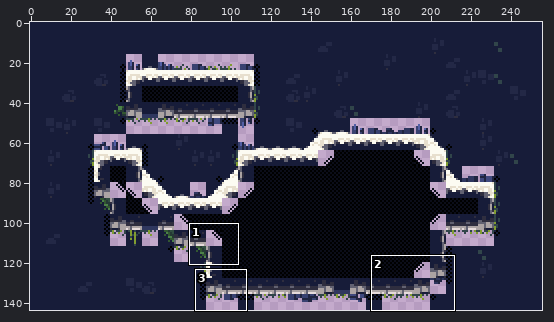
Sprite sheet -- levels/World1/png/Screen_0.png. The first picture is a wide view before the edit; the outline marks the close-up.
Close-up. Before the edit:
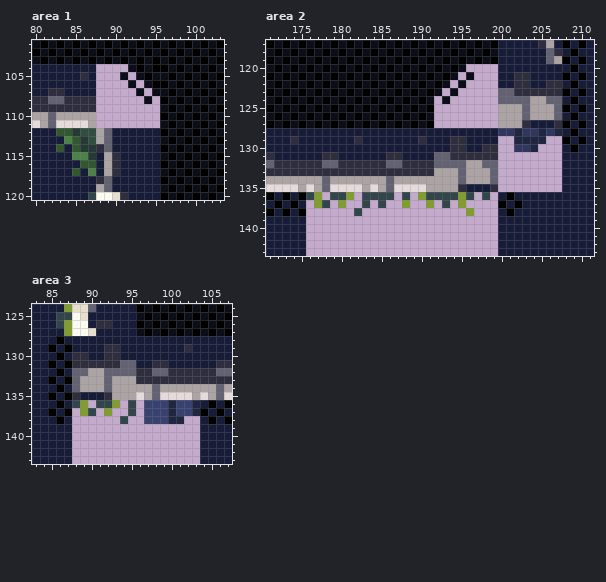
The file is 256x144 pixels. Colours within 5 levels of each other are drawn and written as one. Shown: area 1: x 80..103, y 101..120; area 2: x 171..211, y 117..143; area 3: x 83..107, y 124..143. The commit also changed other parts of the picture, which this record leaves out.
New version:
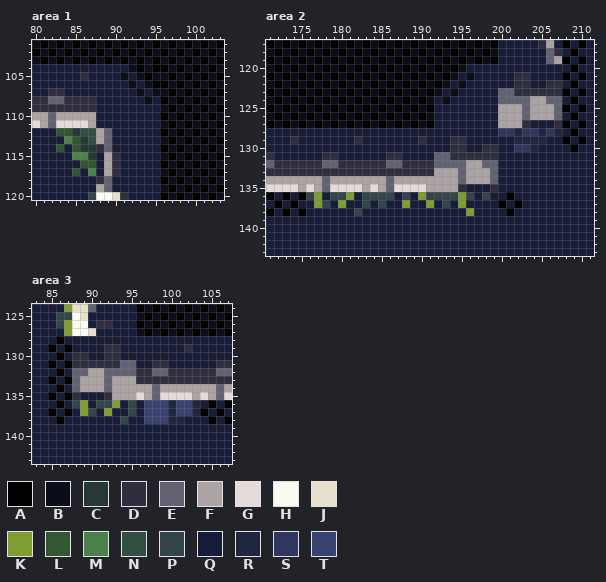
Palette (. is transparent): A #000000  B #0b0d19  C #253935  D #2f2e3f  E #626272  F #aca4a4  G #e6dbdb  H #fcfbf2  J #e7dfce  K #819d31  L #335731  M #4c8149  N #314e41  P #31454a  Q #171c39  R #202540  S #2f375f  T #384170
From old to new:
--- area 1
@@ x 86..97 @@
 103 BABABABABABA
-104 QQ....BABAAB
-105 DQ...B.BABBA
-106 QQ....B.BAAB
-107 QQ.....B.BBA
-108 DD......B.AB
-109 DD........BA
-110 FF........AB
-111 GF........BA
+104 QQQQQQBABAAB
+105 DQQQQBQBABBA
+106 QQQQQQBQBAAB
+107 QQQQQQQBQBBA
+108 DDQQQQQQBQAB
+109 DDQQQQQQQQBA
+110 FFQQQQQQQQAB
+111 GFQQQQQQQQBA
 112 NNFEQQQQQQAB
--- area 2
@@ x 171..211 @@
 119 ABABABABABABABABABABABABABABAQQQQQQEFAQAQ
-120 BABABABABABABABABABABABAB....QQQQQQQQQAQQ
-121 ABABABABABABABABABABABAB.B...QQDDQQQQAQAQ
-122 BABABABABABABABABABABAB.B....QQDDQQDDQAQQ
-123 ABABABABABABABABABABAB.B.....EEDDDDDDAQAQ
-124 BABABABABABABABABABAB.B......EEEEFFEEQAQQ
-125 ABABABABABABABABABABA........FFFEFFFEAQAQ
-126 BABABABABABABABABABAB........FFFEFFFEQAQQ
-127 ABABABABABABABABABABA........FFFDQQQDAQAQ
+120 BABABABABABABABABABABABABQQQQQQQQQQQQQAQQ
+121 ABABABABABABABABABABABABQBQQQQQDDQQQQAQAQ
+122 BABABABABABABABABABABABQBQQQQQQDDQQDDQAQQ
+123 ABABABABABABABABABABABQBQQQQQEEDDDDDDAQAQ
+124 BABABABABABABABABABABQBQQQQQQEEEEFFEEQAQQ
+125 ABABABABABABABABABABAQQQQQQQQFFFEFFFEAQAQ
+126 BABABABABABABABABABABQQQQQQQQFFFEFFFEQAQQ
+127 ABABABABABABABABABABAQQQQQQQQFFFDQQQDAQAQ
 128 QQQQQQQQQQQQQQQQQQQQQQQQQQQQQSSRSSRSRQAQQ
-129 QQQDQQQQQQQDQQQQQQQDQQQDDQQQQ..RRRR..AQAQ
-130 QQQQQQQQQQQQQQQQQQQQQQQDDQQDD..SSR...QAQQ
-131 DQQQQQQDDQQQQQQDDQQQQEEDDDDDD........QQQQ
-132 EDDDDDDEEDDDDDDEEDDDDEEEEFFEE........QQQQ
-133 DDDDDDDDDDDDDDDDDDDDDFFFEFFFE........QQQQ
-134 FFFFFFFEFFFFFFFEFFFFFFFFEFFFE........QQQQ
-135 GGGGFGFEGGGGFGFEGGGGFFFFDQQQD........QQQQ
-136 AQAQAPK.PPK.PPPP.P.KPPPPKP.P.QAQQQQQQQQQQ
-137 QAQAQ.KP.K..P.P..K..K.P.K....AQAQQQQQQQQQ
-138 AQAQA......P.............K...QAQQQQQQQQQQ
-139 QQQQQ........................QQQQQQQQQQQQ
-140 QQQQQ........................QQQQQQQQQQQQ
-141 QQQQQ........................QQQQQQQQQQQQ
-142 QQQQQ........................QQQQQQQQQQQQ
-143 QQQQQ........................QQQQQQQQQQQQ
+129 QQQDQQQQQQQDQQQQQQQDQQQDDQQQQQQRRRRQQAQAQ
+130 QQQQQQQQQQQQQQQQQQQQQQQDDQQDDQQSSRQQQQAQQ
+131 DQQQQQQDDQQQQQQDDQQQQEEDDDDDDQQQQQQQQQQQQ
+132 EDDDDDDEEDDDDDDEEDDDDEEEEFFEEQQQQQQQQQQQQ
+133 DDDDDDDDDDDDDDDDDDDDDFFFEFFFEQQQQQQQQQQQQ
+134 FFFFFFFEFFFFFFFEFFFFFFFFEFFFEQQQQQQQQQQQQ
+135 GGGGFGFEGGGGFGFEGGGGFFFFDQQQDQQQQQQQQQQQQ
+136 AQAQAPKQPPKQPPPPQPQKPPPPKPQPQQAQQQQQQQQQQ
+137 QAQAQQKPQKQQPQPQQKQQKQPQKQQQQAQAQQQQQQQQQ
+138 AQAQAQQQQQQPQQQQQQQQQQQQQKQQQQAQQQQQQQQQQ
+139 QQQQQQQQQQQQQQQQQQQQQQQQQQQQQQQQQQQQQQQQQ
+140 QQQQQQQQQQQQQQQQQQQQQQQQQQQQQQQQQQQQQQQQQ
+141 QQQQQQQQQQQQQQQQQQQQQQQQQQQQQQQQQQQQQQQQQ
+142 QQQQQQQQQQQQQQQQQQQQQQQQQQQQQQQQQQQQQQQQQ
+143 QQQQQQQQQQQQQQQQQQQQQQQQQQQQQQQQQQQQQQQQQ
--- area 3
@@ x 83..107 @@
 135 QQAQADQQQDFFFGFEGGGGFGFEG
-136 QQQAQPK.PPK.P.TTTRTTRQAQA
-137 QQAQA.KP.K..P.TTTRTTRAQAQ
-138 QQQAQ......P..TTTRR..QAQA
-139 QQQQQ................QQQQ
-140 QQQQQ................QQQQ
-141 QQQQQ................QQQQ
-142 QQQQQ................QQQQ
-143 QQQQQ................QQQQ
+136 QQQAQPKQPPKQPQTTTRTTRQAQA
+137 QQAQAQKPQKQQPQTTTRTTRAQAQ
+138 QQQAQQQQQQQPQQTTTRRQQQAQA
+139 QQQQQQQQQQQQQQQQQQQQQQQQQ
+140 QQQQQQQQQQQQQQQQQQQQQQQQQ
+141 QQQQQQQQQQQQQQQQQQQQQQQQQ
+142 QQQQQQQQQQQQQQQQQQQQQQQQQ
+143 QQQQQQQQQQQQQQQQQQQQQQQQQ
Pixel boxes of the changes (left, top, right, bottom) in both close-ups:
added: (96, 64, 160, 128)
added: (306, 64, 562, 256)
added: (72, 400, 200, 464)
